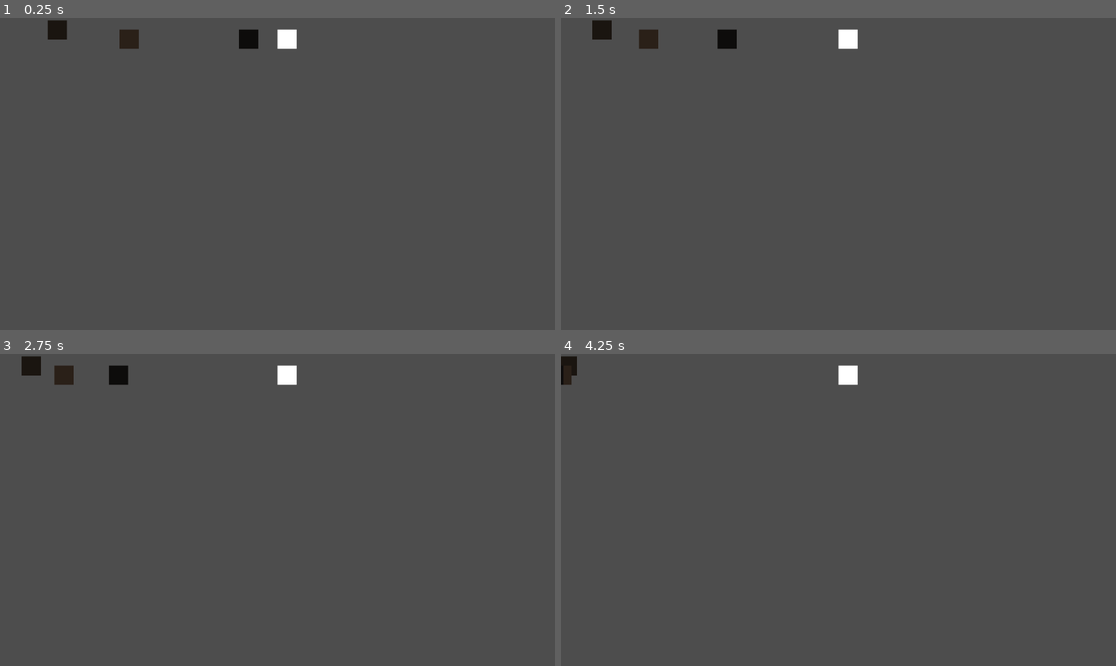
Above: before the commit, frames 1-4 (two rows, left to right).
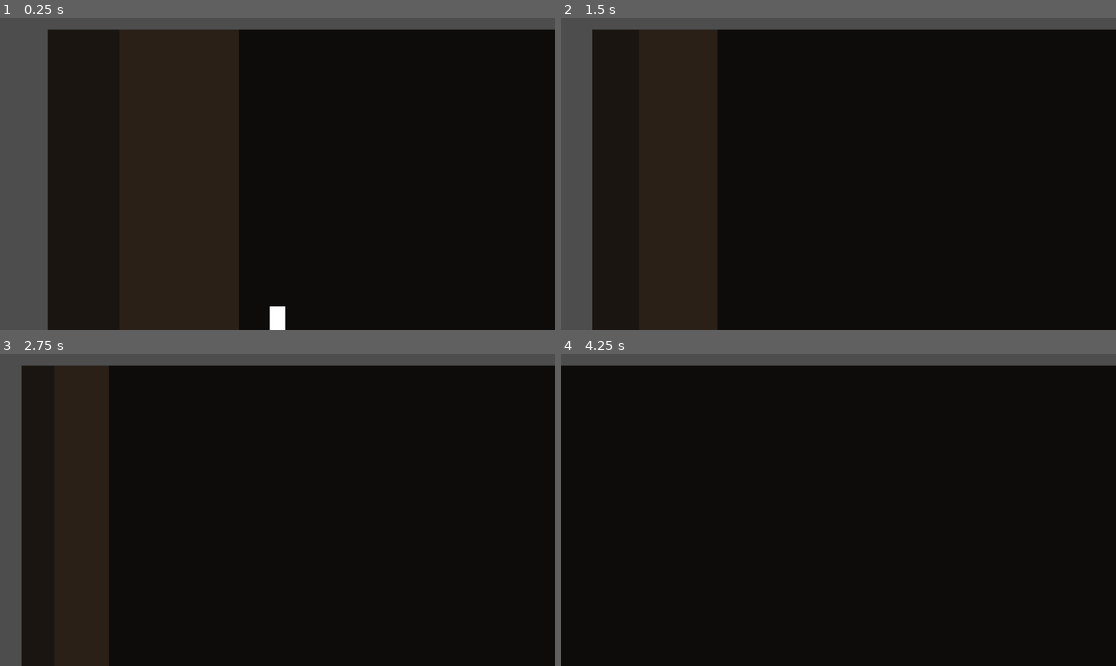
Above: after the commit, the same moments.

Repository: jbndct/After-School
Game: Godot game, scene res://scenes/street.tscn
Same seed, same stepped clock (60 frames per second), same inputs: the game is played once before the commit and once after it. This scene is started directly instead of the project's main scene.
Inputs:
- Up to frame 1 (0.25 s): no input
- Up to frame 2 (1.5 s): hold Right (ui_right) from 0.53 s (still down)
- Up to frame 3 (2.75 s): release Right (ui_right) at 2.03 s
- Up to frame 4 (4.25 s): tap Enter at 2.75 s; hold Right (ui_right) from 2.78 s (still down)

The runs differ from the first frame. In frame 1, 87% of the frame differs, in the area x 8-100%, y 0-100%; in frame 2, 90%; in frame 3, 92%; in frame 4, 96%, in the area x 0-100%, y 0-100%.
Error before the commit: Parse Error: Variable "paycheck_received_flag" has the same name as a previously declared signal. (res://scripts/GameState.gd:13)

Commit message:
debugging purposes

Diff:
--- a/scenes/Player.gd
+++ b/scenes/Player.gd
@@ -1,13 +1,19 @@
 extends CharacterBody2D
 
 const SPEED = 180.0
+const GRAVITY = 800.0
 var facing_right: bool = true
-var scene_end_x: float = 3200.0  # how far until scene ends
+var scene_end_x: float = 3200.0
 
-# emitted when player reaches the end of the street
 signal reached_end
 
 func _physics_process(delta: float) -> void:
+	# apply gravity
+	if not is_on_floor():
+		velocity.y += GRAVITY * delta
+	else:
+		velocity.y = 0
+
 	var direction = get_input_direction()
 
 	if direction != 0:
@@ -16,13 +22,10 @@
 	else:
 		velocity.x = move_toward(velocity.x, 0, SPEED)
 
-	velocity.y = 0
 	move_and_slide()
 
-	# clamp so player cant walk left off screen
 	global_position.x = max(80.0, global_position.x)
 
-	# check if player reached the end
 	if global_position.x >= scene_end_x:
 		emit_signal("reached_end")
 
@@ -30,3 +33,6 @@
 	if Input.is_action_pressed("ui_right"):
 		return 1.0
 	return 0.0
+
+func _ready() -> void:
+	up_direction = Vector2.UP
--- a/scenes/street.gd
+++ b/scenes/street.gd
@@ -3,9 +3,40 @@
 @export var next_scene: String = "res://scenes/room_day1.tscn"
 
 func _ready() -> void:
+	# parallax layers
+	$ParallaxBackground/"ParallaxLayer (far)"/ColorRect.size = Vector2(3840, 720)
+	$ParallaxBackground/"ParallaxLayer (mid)"/ColorRect.size = Vector2(3840, 720)
+	$ParallaxBackground/"ParallaxLayer (near)"/ColorRect.size = Vector2(3840, 720)
+
+	# player rectangle and starting position
+	$Player/ColorRect.size = Vector2(32, 52)
+	$Player/ColorRect.position = Vector2(-16, -52)
+	$Player.position = Vector2(80, 600)
+
+	# floor rectangle
+	$Floor/ColorRect.size = Vector2(4000, 20)
+	$Floor/ColorRect.position = Vector2(-2000, -10)
+	$Floor.position = Vector2(0, 640)
+
+	# force the floor collision shape size
+	var floor_shape = RectangleShape2D.new()
+	floor_shape.size = Vector2(4000, 20)
+	$Floor/CollisionShape2D.shape = floor_shape
+
+	# force the player collision shape size
+	var player_shape = RectangleShape2D.new()
+	player_shape.size = Vector2(32, 52)
+	$Player/CollisionShape2D.shape = player_shape
+
+	# debug — confirm player shape is set
+	print("Player shape: ", $Player/CollisionShape2D.shape)
+	print("Player shape size: ", $Player/CollisionShape2D.shape.size)
+
+	print("Floor position: ", $Floor.global_position)
+	print("Player position: ", $Player.global_position)
+	print("Floor shape size: ", $Floor/CollisionShape2D.shape.size)
+
 	$Player.reached_end.connect(_on_player_reached_end)
 
 func _on_player_reached_end() -> void:
-	# simple fade then change scene
-	# for now just change directly — add fade later
 	get_tree().change_scene_to_file(next_scene)
--- a/scenes/street.tscn
+++ b/scenes/street.tscn
@@ -3,6 +3,12 @@
 [ext_resource type="Script" uid="uid://cfsxqdyhojtik" path="res://scenes/street.gd" id="1_l8dq3"]
 [ext_resource type="Script" uid="uid://6yqcjhu0cpsh" path="res://scenes/Player.gd" id="1_tr5t1"]
 [ext_resource type="Script" uid="uid://bdc2gnbl067s6" path="res://scenes/camera_2d.gd" id="3_3ffmx"]
+
+[sub_resource type="RectangleShape2D" id="RectangleShape2D_t23v0"]
+size = Vector2(4000, 20)
+
+[sub_resource type="RectangleShape2D" id="RectangleShape2D_3ffmx"]
+size = Vector2(16, 26)
 
 [node name="StreetScene" type="Node2D" unique_id=1867167975]
 script = ExtResource("1_l8dq3")
@@ -10,36 +16,51 @@
 [node name="ParallaxBackground" type="ParallaxBackground" parent="." unique_id=87778083]
 
 [node name="ParallaxLayer (far)" type="ParallaxLayer" parent="ParallaxBackground" unique_id=1025162693]
-motion_scale = Vector2(0.2, 0.2)
+motion_scale = Vector2(0.2, 1)
 
 [node name="ColorRect" type="ColorRect" parent="ParallaxBackground/ParallaxLayer (far)" unique_id=1925726265]
-offset_right = 40.0
-offset_bottom = 40.0
+offset_right = 3840.0
+offset_bottom = 720.0
 color = Color(0.101960786, 0.08235294, 0.0627451, 1)
 
 [node name="ParallaxLayer (mid)" type="ParallaxLayer" parent="ParallaxBackground" unique_id=1988227769]
 motion_scale = Vector2(0.5, 1)
 
 [node name="ColorRect" type="ColorRect" parent="ParallaxBackground/ParallaxLayer (mid)" unique_id=964204709]
-offset_right = 40.0
-offset_bottom = 40.0
+offset_right = 3840.0
+offset_bottom = 720.0
 color = Color(0.16470589, 0.1254902, 0.09411765, 1)
 
 [node name="ParallaxLayer (near)" type="ParallaxLayer" parent="ParallaxBackground" unique_id=1783203336]
 
 [node name="ColorRect" type="ColorRect" parent="ParallaxBackground/ParallaxLayer (near)" unique_id=365133773]
-offset_right = 40.0
-offset_bottom = 40.0
+offset_right = 3840.0
+offset_bottom = 720.0
 color = Color(0.050980393, 0.047058824, 0.043137256, 1)
+
+[node name="Floor" type="StaticBody2D" parent="." unique_id=870931988]
+
+[node name="CollisionShape2D" type="CollisionShape2D" parent="Floor" unique_id=1766108979]
+position = Vector2(-2000, -10)
+shape = SubResource("RectangleShape2D_t23v0")
+
+[node name="ColorRect" type="ColorRect" parent="Floor" unique_id=931082936]
+offset_left = -2000.0
+offset_top = -10.0
+offset_right = 2000.0
+offset_bottom = 10.0
+color = Color(1, 0.5058824, 1, 1)
 
 [node name="Player" type="CharacterBody2D" parent="." unique_id=1348885061]
 script = ExtResource("1_tr5t1")
 
 [node name="CollisionShape2D" type="CollisionShape2D" parent="Player" unique_id=389966840]
+position = Vector2(0, 640)
+shape = SubResource("RectangleShape2D_3ffmx")
 
 [node name="ColorRect" type="ColorRect" parent="Player" unique_id=399144416]
-offset_right = 40.0
-offset_bottom = 40.0
+offset_right = 32.0
+offset_bottom = 52.0
 
 [node name="Camera2D" type="Camera2D" parent="." unique_id=1319311483 node_paths=PackedStringArray("target")]
 script = ExtResource("3_3ffmx")
--- a/scenes/temp.gd
+++ /dev/null
@@ -1,4 +0,0 @@
-extends Node2D
-
-func _ready():
-	print(GameState.balance)
--- a/scripts/GameState.gd
+++ b/scripts/GameState.gd
@@ -5,7 +5,7 @@
 signal notification_added(notif: Dictionary)
 signal sugal_unlocked
 signal buzzing_changed(is_buzzing: bool)
-signal paycheck_received_flag
+signal paycheck_received
 
 # ─── MONEY ────────────────────────────────────────────
 var hand: int = 2000
@@ -20,7 +20,7 @@
 var logbook_signed: int = 0
 
 # ─── PHONE ────────────────────────────────────────────
-var sugal_unlocked: bool = false
+var sugal_unlocked_flag: bool = false
 var buzzing: bool = false
 var notifications: Array = []
 # notif shape: { id, app, text, time, read }
@@ -52,8 +52,8 @@
 func receive_paycheck() -> void:
 	add_money(6500)
 	paycheck_received_flag = true
-	sugal_unlocked = true
-	emit_signal("paycheck_received_flag")
+	sugal_unlocked_flag = true
+	emit_signal("paycheck_received")
 	emit_signal("sugal_unlocked")
 
 func accept_sugal_loan(amount: int) -> void:
@@ -91,7 +91,7 @@
 	path = ""
 	shift_hour = 0
 	logbook_signed = 0
-	sugal_unlocked = false
+	sugal_unlocked_flag = false
 	buzzing = false
 	notifications = []
 	sugal_opened = false
Not shown, removed: scenes/temp.gd.uid
